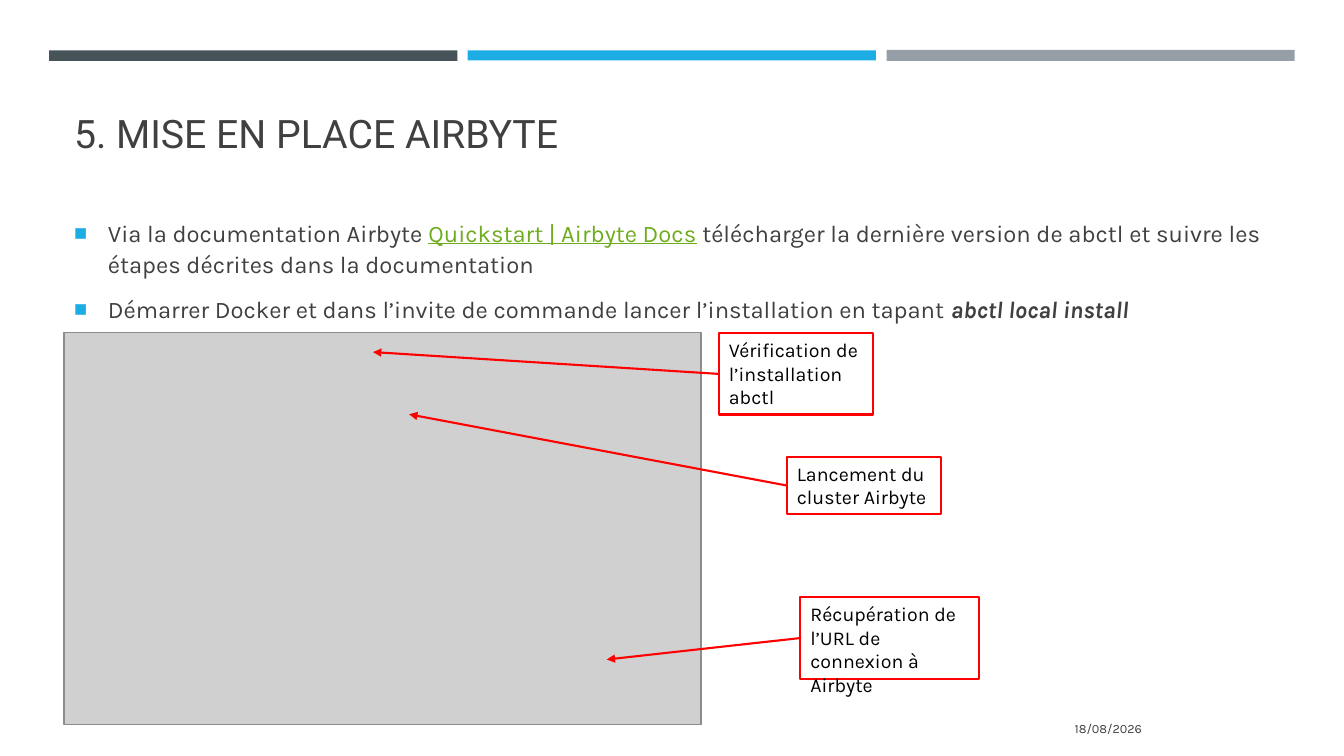
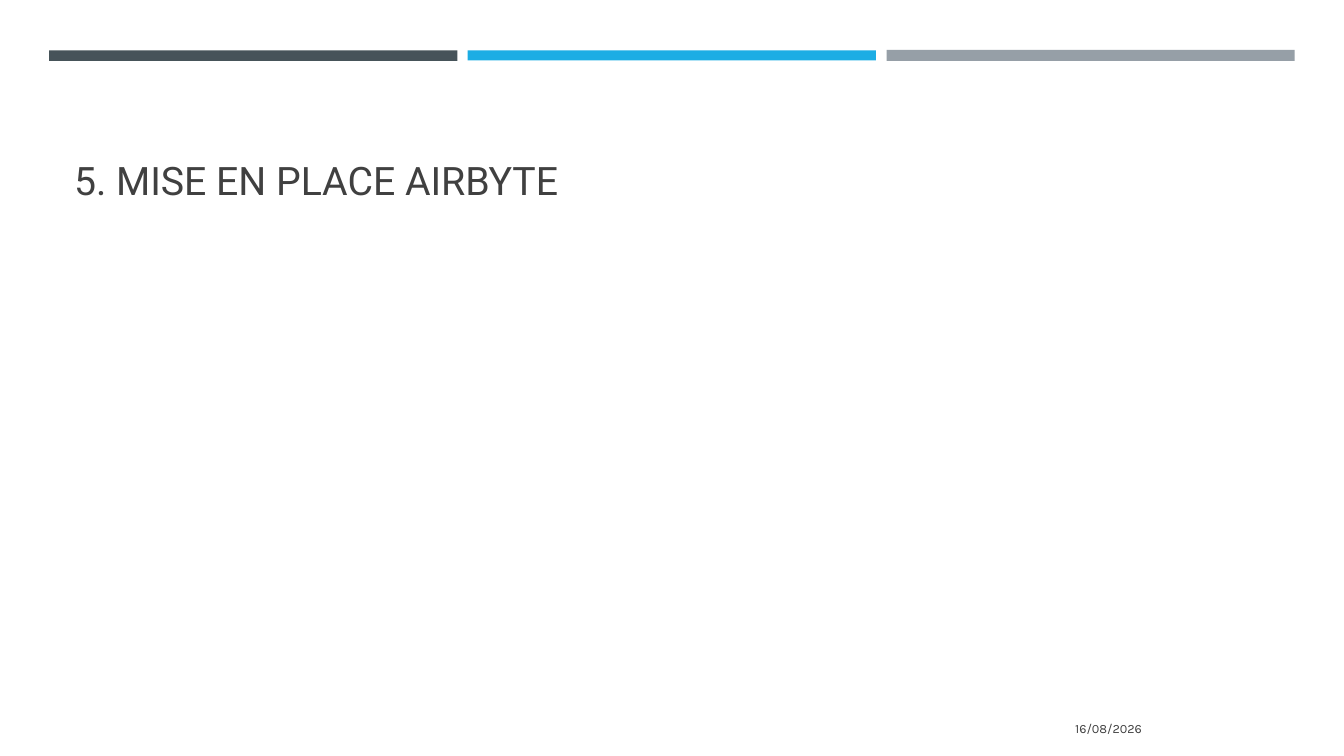
Before and after one commit to Sebules/Project_8_OpenClassrooms_Data_Engineer, a slide deck: slide 7 of ulesie_sebastien_2_presentation_082026.pptx. Drawn at 1344x756 pixels with LibreOffice and Linux fonts; fonts in the diff are those of the drawing; grey boxes stand for pictures. Boxes give left, top, right and bottom in pixels: in the first picture for what was removed or moved away, otherwise in the second. Text is boxed around its words. In the diff, an @@ line names an element or a change of style, - is before the commit and + after.

```diff
--- a/ulesie_sebastien_2_presentation_082026.pptx
+++ b/ulesie_sebastien_2_presentation_082026.pptx
@@ title "5. MISE EN PLACE AIRBYTE": place and size @@
-title "5. MISE EN PLACE AIRBYTE" at bbox=[74, 119, 558, 149]
+title "5. MISE EN PLACE AIRBYTE" at bbox=[74, 166, 558, 196]
@@ text removed at bbox=[108, 224, 1260, 324] @@
-■ Via la documentation Airbyte Quickstart | Airbyte Docs télécharger la dernière version de abctl et suivre les étapes décrites dans la documentation
-■ Démarrer Docker et dans l’invite de commande lancer l’installation en tapant abctl local install
@@ picture removed at bbox=[65, 333, 702, 724] @@
@@ arrow removed from (719, 374) to (373, 352) @@
@@ rectangle removed at bbox=[719, 334, 873, 415] @@
-Vérification de l’installation abctl
@@ arrow removed from (787, 486) to (409, 414) @@
@@ rectangle removed at bbox=[787, 457, 942, 514] @@
-Lancement du cluster Airbyte
@@ rectangle removed at bbox=[801, 598, 980, 680] @@
-Récupération de l’URL de connexion à Airbyte
@@ arrow removed from (801, 638) to (607, 659) @@
@@ text at bbox=[1075, 724, 1142, 734]: text changed @@
-18/08/2026
+16/08/2026
```
Also in this commit, not shown: 10 other slides changed, 3 slides added, 9 slides removed.
